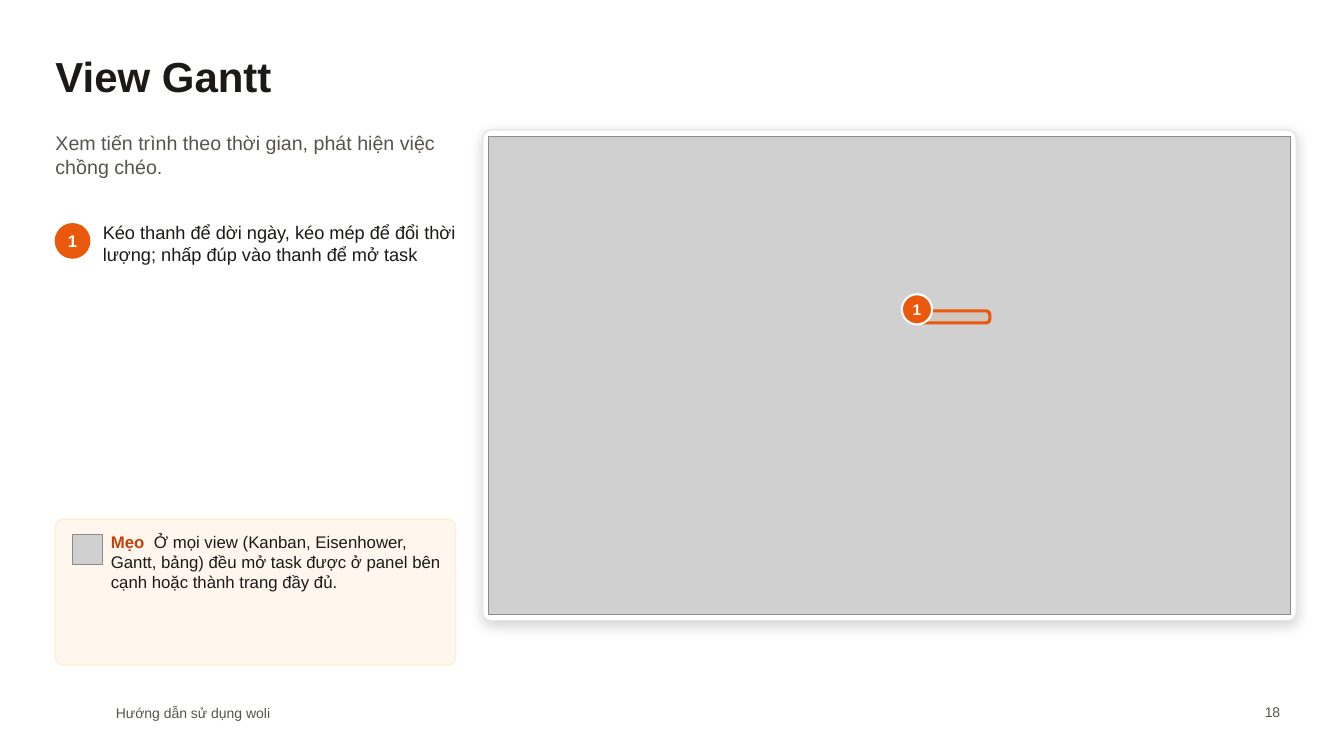
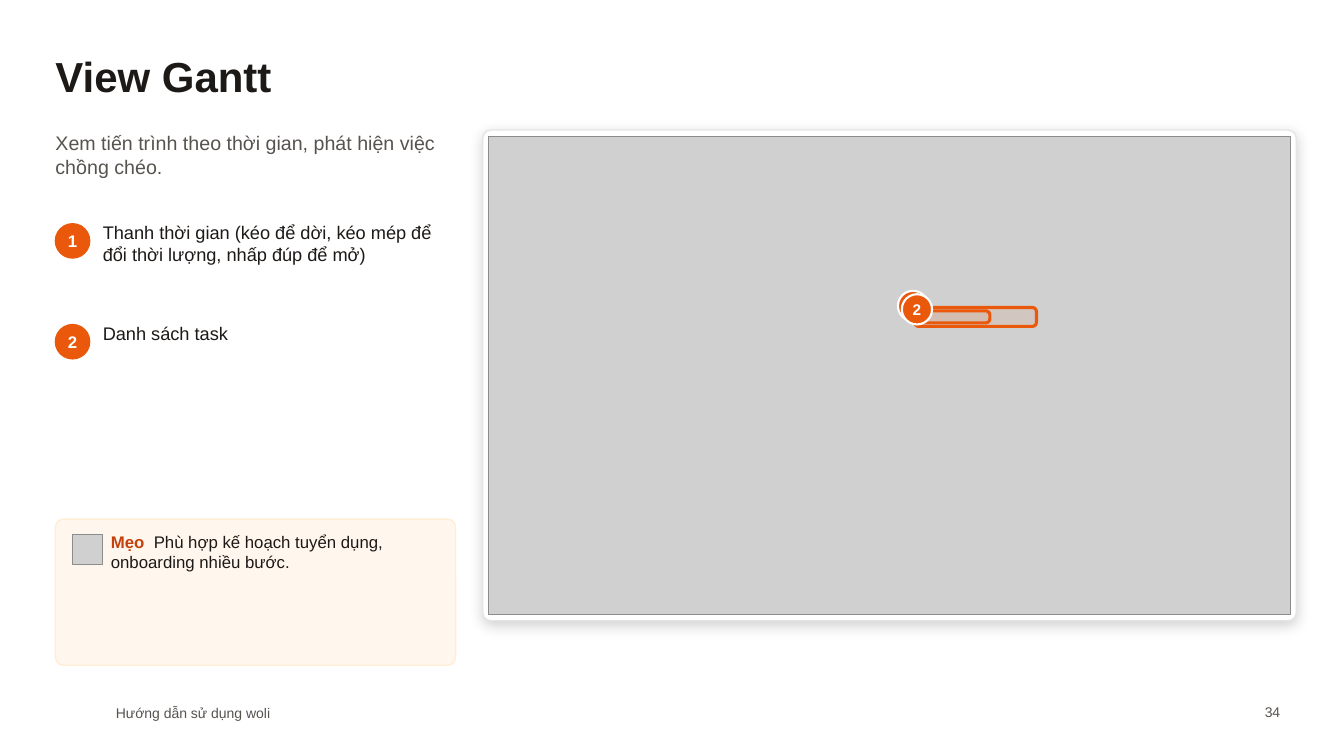
Before and after one commit to diuthihieu/hr-task-managent-CL, a slide deck: slide 34 of docs/woli-Huong-dan-su-dung.pptx (slide 18 before the commit). Drawn at 1344x756 pixels with LibreOffice and Linux fonts; fonts in the diff are those of the drawing; grey boxes stand for pictures; background and template pictures are left out. Boxes give left, top, right and bottom in pixels: in the first picture for what was removed or moved away, otherwise in the second. Text is boxed around its words. In the diff, an @@ line names an element or a change of style, - is before the commit and + after.

```diff
--- a/docs/woli-Huong-dan-su-dung.pptx
+++ b/docs/woli-Huong-dan-su-dung.pptx
@@ text at [103, 225, 431, 265]: text changed @@
-Kéo thanh để dời ngày, kéo mép để đổi thời lượng; nhấp đúp vào thanh để mở task
+Thanh thời gian (kéo để dời, kéo mép để đổi thời lượng, nhấp đúp để mở)
@@ text "1" rewrapped from [913, 304, 922, 315] to [898, 291, 929, 322] @@
@@ ellipse added at [898, 291, 929, 322], fill #EA580C, outline #FFFFFF 1.5 pt @@
@@ text added at [902, 294, 933, 325], 11 pt, text #FFFFFF, bold @@
+2
@@ ellipse added at [55, 325, 90, 359], fill #EA580C, outline #EA580C 1 pt @@
@@ text added at [103, 326, 228, 340], 13 pt, text #1C1917 @@
+Danh sách task
@@ rounded rectangle added at [914, 308, 1036, 327], fill #EA580C at 8% opacity, outline #EA580C 2.25 pt @@
@@ text added at [68, 336, 77, 348], 12 pt, text #FFFFFF, bold @@
+2
@@ text at [111, 534, 383, 572]: text changed @@
-Mẹo Ở mọi view (Kanban, Eisenhower, Gantt, bảng) đều mở task được ở panel bên cạnh hoặc thành trang đầy đủ.
+Mẹo Phù hợp kế hoạch tuyển dụng, onboarding nhiều bước.
@@ page number at [1265, 707, 1281, 717]: text changed @@
-18
+34
```
Also in this commit, not shown: 27 other slides changed, 33 slides added, 3 slides removed.
